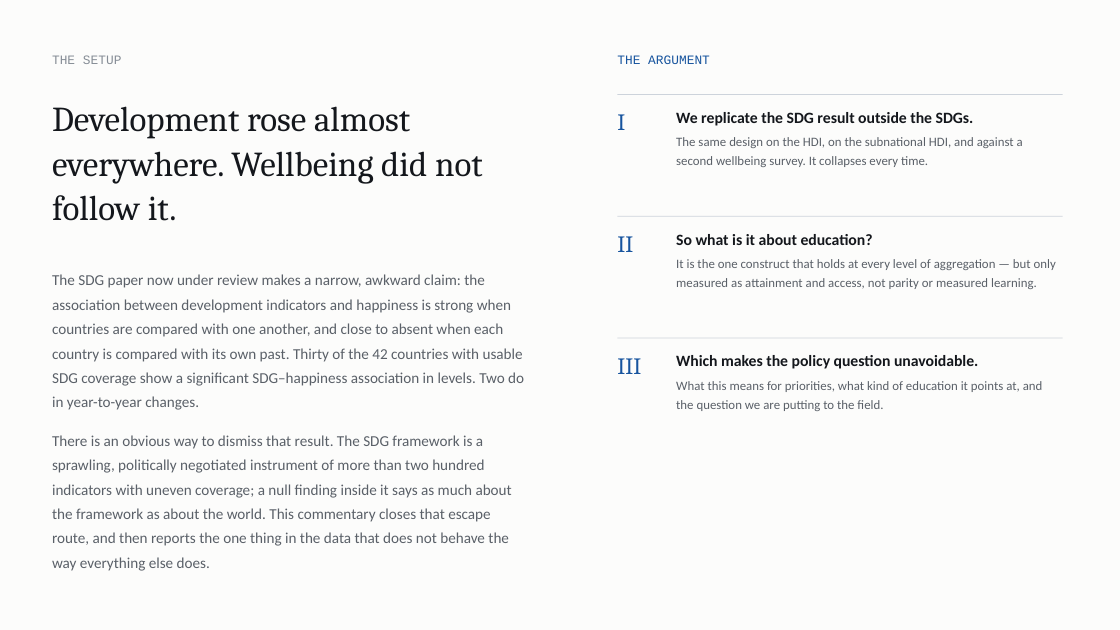
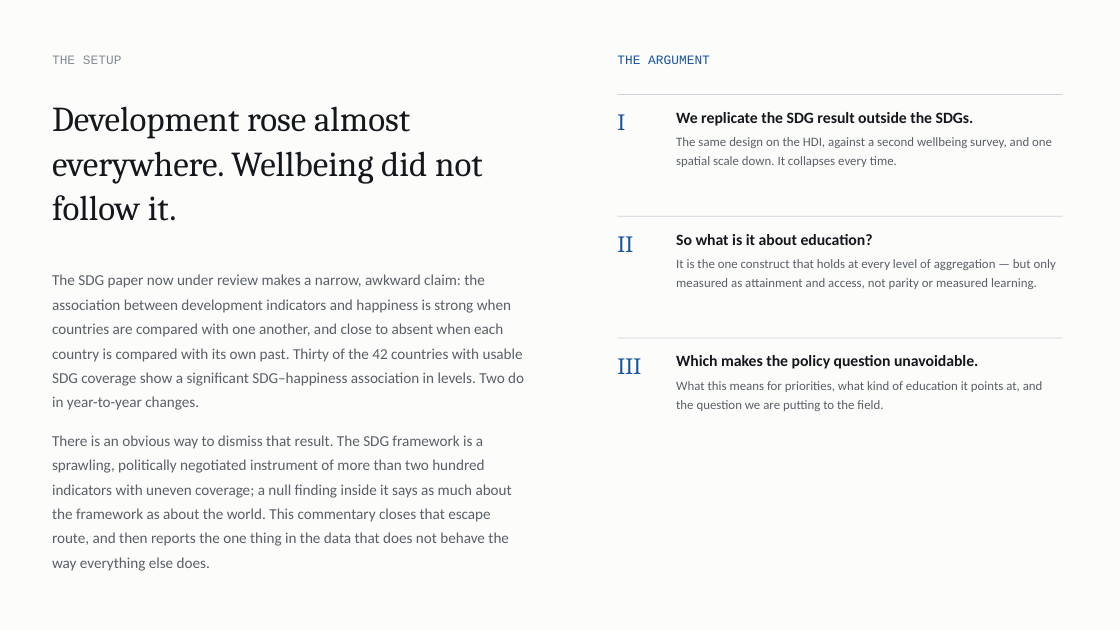
Before and after one commit to cwejnert/HDI-Happiness, a slide deck: slide 2 of deck/The_Education_Exception.pptx. Drawn at 1120x630 pixels with LibreOffice and Linux fonts; fonts in the diff are those of the drawing. Boxes give left, top, right and bottom in pixels: in the first picture for what was removed or moved away, otherwise in the second. Text is boxed around its words. In the diff, an @@ line names an element or a change of style, - is before the commit and + after.

```diff
--- a/deck/The_Education_Exception.pptx
+++ b/deck/The_Education_Exception.pptx
@@ text at (676,137,1052,167): text changed @@
-The same design on the HDI, on the subnational HDI, and against a second wellbeing survey. It collapses every time.
+The same design on the HDI, against a second wellbeing survey, and one spatial scale down. It collapses every time.
```
Also in this commit, not shown: 9 other slides changed, 32 other files.
